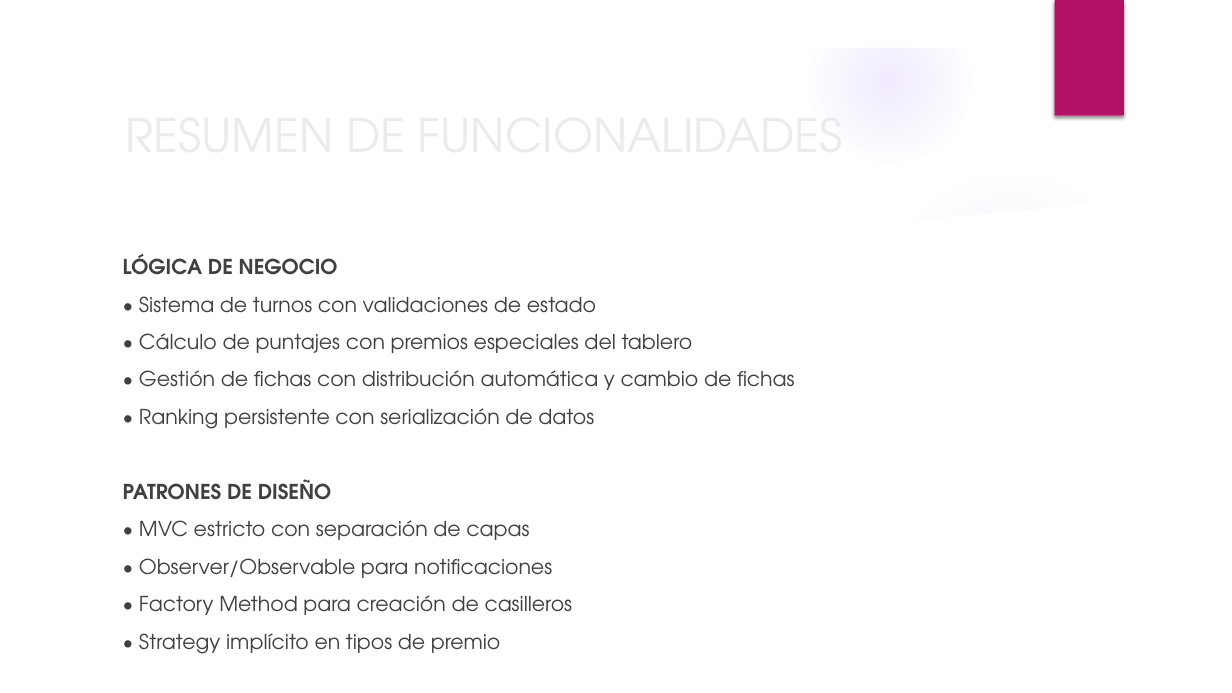
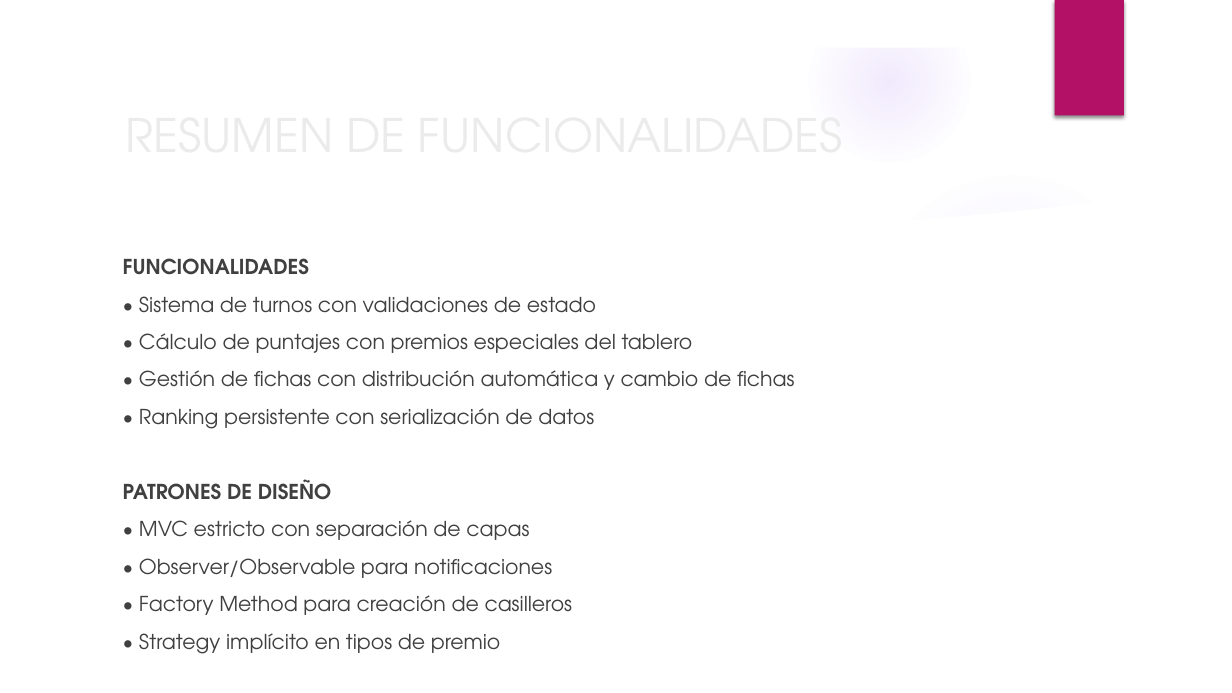
Before and after one commit to BinaryJuan/scrabble-poo, a slide deck: slide 48 of SCRABBLE.pptx (slide 36 before the commit). Drawn at 1232x693 pixels with LibreOffice and Linux fonts; fonts in the diff are those of the drawing; background and template pictures are left out. Boxes give left, top, right and bottom in pixels: in the first picture for what was removed or moved away, otherwise in the second. Text is boxed around its words. In the diff, an @@ line names an element or a change of style, - is before the commit and + after.

```diff
--- a/SCRABBLE.pptx
+++ b/SCRABBLE.pptx
@@ text at [123,258,309,275]: text changed @@
-LÓGICA DE NEGOCIO
+FUNCIONALIDADES
```
Also in this commit, not shown: 17 slides added, 10 other files.
